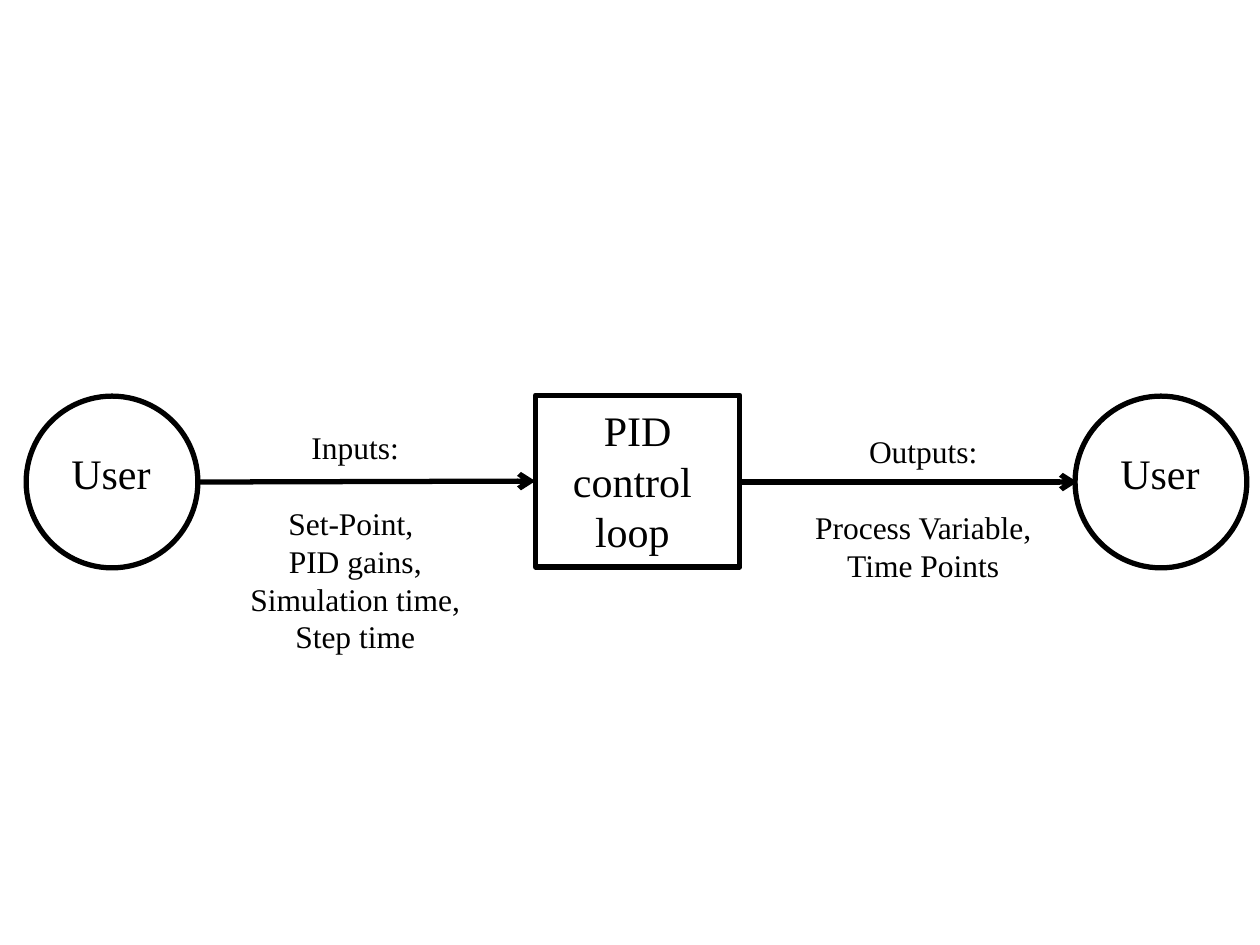
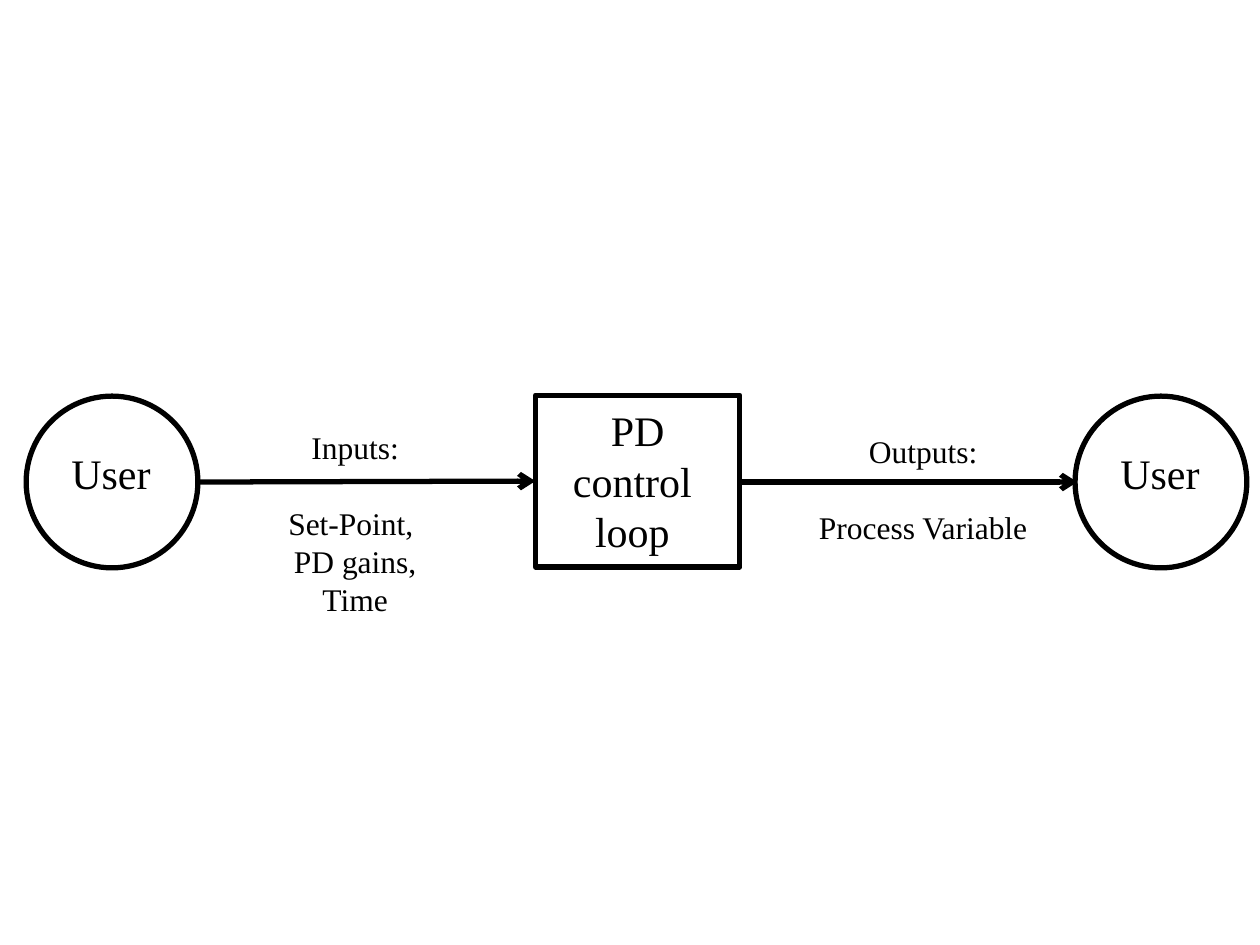
Before and after one commit to muralidn/CAS741-Fall20, a slide deck: slide 1 of docs/SRS/SystemContextFigure.pptx. Drawn at 1260x945 pixels with LibreOffice and Linux fonts; fonts in the diff are those of the drawing. Boxes give left, top, right and bottom in pixels: in the first picture for what was removed or moved away, otherwise in the second. Text is boxed around its words. In the diff, an @@ line names an element or a change of style, - is before the commit and + after.

```diff
--- a/docs/SRS/SystemContextFigure.pptx
+++ b/docs/SRS/SystemContextFigure.pptx
@@ text at <box>611,418,665,446</box>: text changed @@
-PID
+PD
@@ text "Inputs:": place and size @@
-text "Inputs:" at <box>250,438,460,655</box>
+text "Inputs:" at <box>288,438,416,612</box>
@@ text at <box>819,517,1027,540</box>: text changed @@
-Process Variable,
-Time Points
+Process Variable
@@ text at <box>294,552,416,612</box>: text changed @@
-PID gains,
-Simulation time,
-Step time
+PD gains,
+Time
```
Also in this commit, not shown: 20 other files.
